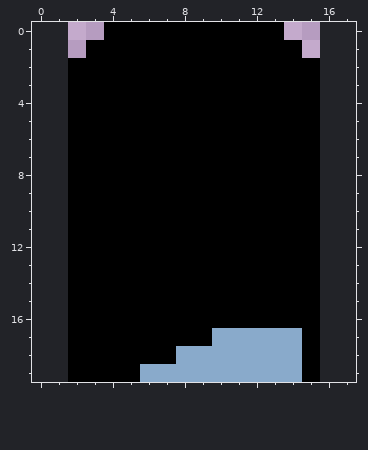
File history of a pixel-art file, src/project/data/sprites/pieces/door/door.aseprite. Above is the file before it was changed.
14x20 pixels, 1 frame. Colours within 5 levels of each other are drawn and written as one. The old version is drawn lined up with the new one, on the new canvas.
Once edited:
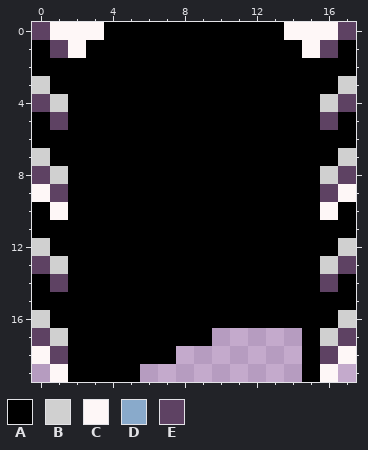
Palette (. is transparent): A #000000  B #d0d0d0  C #fef7f7  D #89aacb  E #5e4263
Change:
canvas 14x20 -> 18x20, the old top-left corner now at 2,0
y 0: x 0..3 .... -> ECCC; x 14..17 .... -> CCCE
y 1: x 0..2 ... -> AEC; x 15..17 ... -> CEA
y 2: x 0..1 .. -> AA; x 16..17 .. -> AA
y 3: x 0..1 .. -> BA; x 16..17 .. -> AB
y 4: x 0..1 .. -> EB; x 16..17 .. -> BE
y 5: x 0..1 .. -> AE; x 16..17 .. -> EA
y 6: x 0..1 .. -> AA; x 16..17 .. -> AA
y 7: x 0..1 .. -> BA; x 16..17 .. -> AB
y 8: x 0..1 .. -> EB; x 16..17 .. -> BE
y 9: x 0..1 .. -> CE; x 16..17 .. -> EC
y 10: x 0..1 .. -> AC; x 16..17 .. -> CA
y 11: x 0..1 .. -> AA; x 16..17 .. -> AA
y 12: x 0..1 .. -> BA; x 16..17 .. -> AB
y 13: x 0..1 .. -> EB; x 16..17 .. -> BE
y 14: x 0..1 .. -> AE; x 16..17 .. -> EA
y 15: x 0..1 .. -> AA; x 16..17 .. -> AA
y 16: x 0..1 .. -> BA; x 16..17 .. -> AB
y 17: x 0..1 .. -> EB; x 10..14 DDDDD -> .....; x 16..17 .. -> BE
y 18: x 0..1 .. -> CE; x 8..14 DDDDDDD -> .......; x 16..17 .. -> EC
y 19: x 1 . -> C; x 6..14 DDDDDDDDD -> .........; x 16 . -> C
Where, in picture pixels (left, top, right, bottom), the same in both pictures:
added: (32, 22, 104, 382)
changed: (140, 22, 356, 382)
